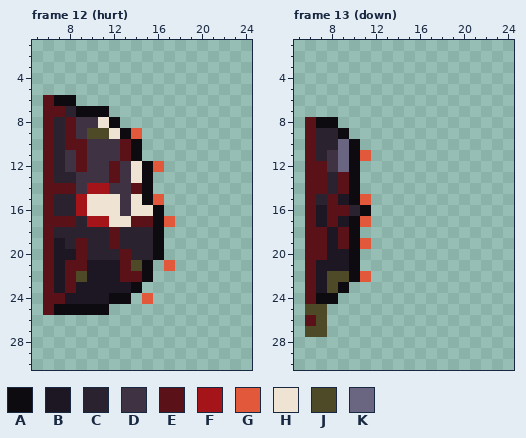
Two states of a pixel-art file, assets/source/characters/rot_sticker/rot_01.ase. This is how it looked before the edit.
32x32 pixels, 15 frames. Shown: frame 12 (hurt): x 5..24, y 1..30; frame 13 (down): x 5..24, y 1..30. The commit also changed other frames, which this record leaves out.
Palette (. is transparent): A #0d0a10  B #1c1722  C #2b2230  D #3f3243  E #5a1218  F #a51418  G #e2583a  H #efe3d3  J #4e4a28  K #6a6682
Pixels before, frame 12 (hurt), first column x 6:
 6 EAA.........
 7 EECAAA......
 8 ECEDDHA.....
 9 ECEDJJHAG...
10 ECEEDDDEA...
11 ECDEDDDEA...
12 ECDEDDEDHAG.
13 ECCDDDEDHA..
14 EEEDFFDDEA..
15 ECCFHHHDHAG.
16 ECCFHHHDHHA.
17 EEECFFHHEEAG
18 ECCCCCECCCA.
19 EBCECCECCCA.
20 EBBECCCECCA.
21 EBEEBBBEJA.G
22 EBEJBBBEEA..
23 EBEBBBBBA...
24 EEBBBBAA.G..
25 EAAAAA......
Pixels before, frame 13 (down), first column x 6:
 8 EAA...
 9 ECCA..
10 ECCKA.
11 ECDKAG
12 EEDKA.
13 EECEA.
14 EECEA.
15 ECEBAG
16 EBEECA
17 EBEBAG
18 EEBEA.
19 EEBEAG
20 EEBBA.
21 EBBBA.
22 EBJJAG
23 EBJA..
24 EAA...
25 JJ....
26 EJ....
27 JJ....
New version:
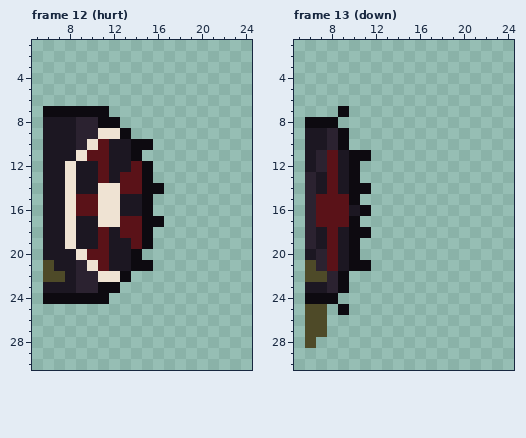
The exact change:
Changed rows in their new state; - is an unchanged pixel.
Frame 12 (hurt):
first column x 6:
 6 ...---------
 7 AAA---------
 8 BBBCCA------
 9 BBBCCH--.---
10 BBBCHEBB-A--
11 BBBHEEBB----
12 BBHBBEBBE-.-
13 BBHBBEBEE---
14 BBHBBHHE--A-
15 BBHEE--BB-.-
16 BBHEE--BBA.-
17 BBHBBH-E-A-.
18 BBHBBEBEEA.-
19 B-HBBEBBEA.-
20 B--HEEBBA..-
21 J-BCHE-BA--.
22 JJBCCHHA..--
23 B-BCCAA..---
24 AAAAAA..-.--
25 ......------
Frame 13 (down):
first column x 6:
 7 ---A--
 8 A-----
 9 BB----
10 BB-A.-
11 B-EB-A
12 BCEB--
13 CBEB--
14 CBEB-A
15 CE-E-.
16 CE--B-
17 CE-E-.
18 CBEB-A
19 CBEB-.
20 BCE---
21 JCE--A
22 JJCA..
23 B-C---
24 A-----
25 ---A--
26 J-----
28 J-----
Boxes around the changes in both pictures, in picture pixels (x1, y1, x2, y2):
changed: (43, 95, 175, 315)
changed: (305, 106, 371, 348)
